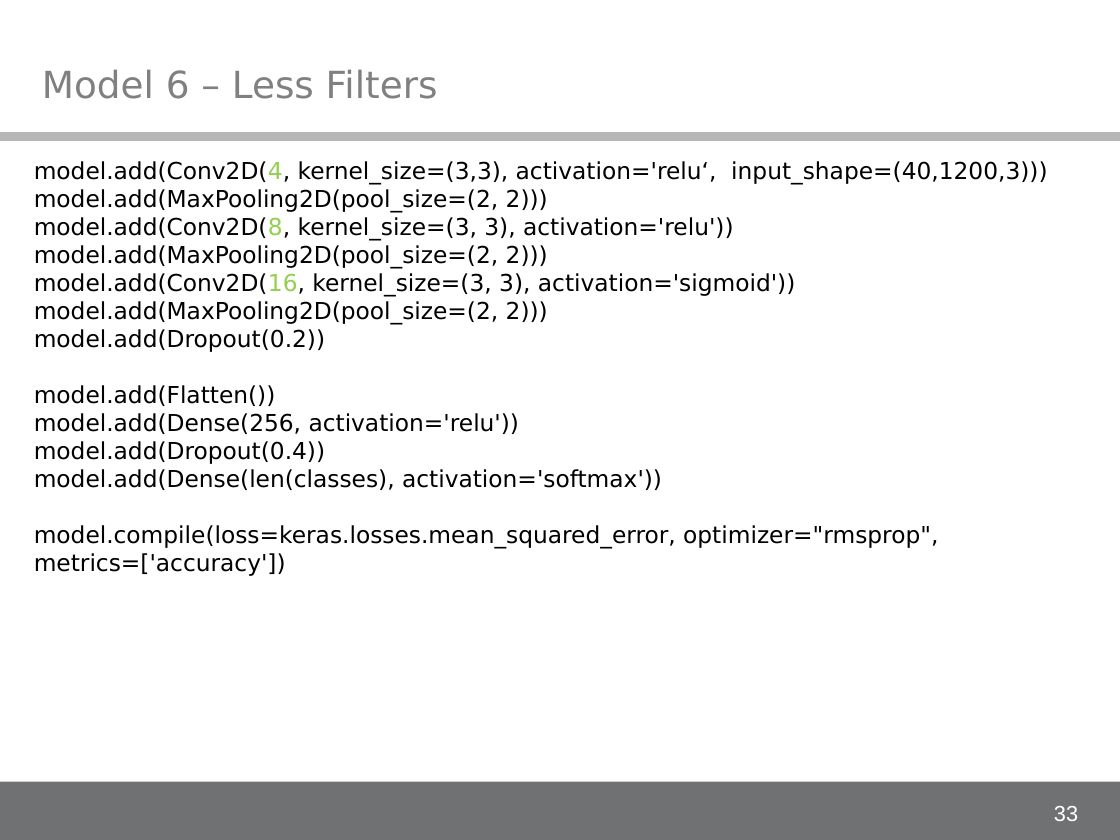
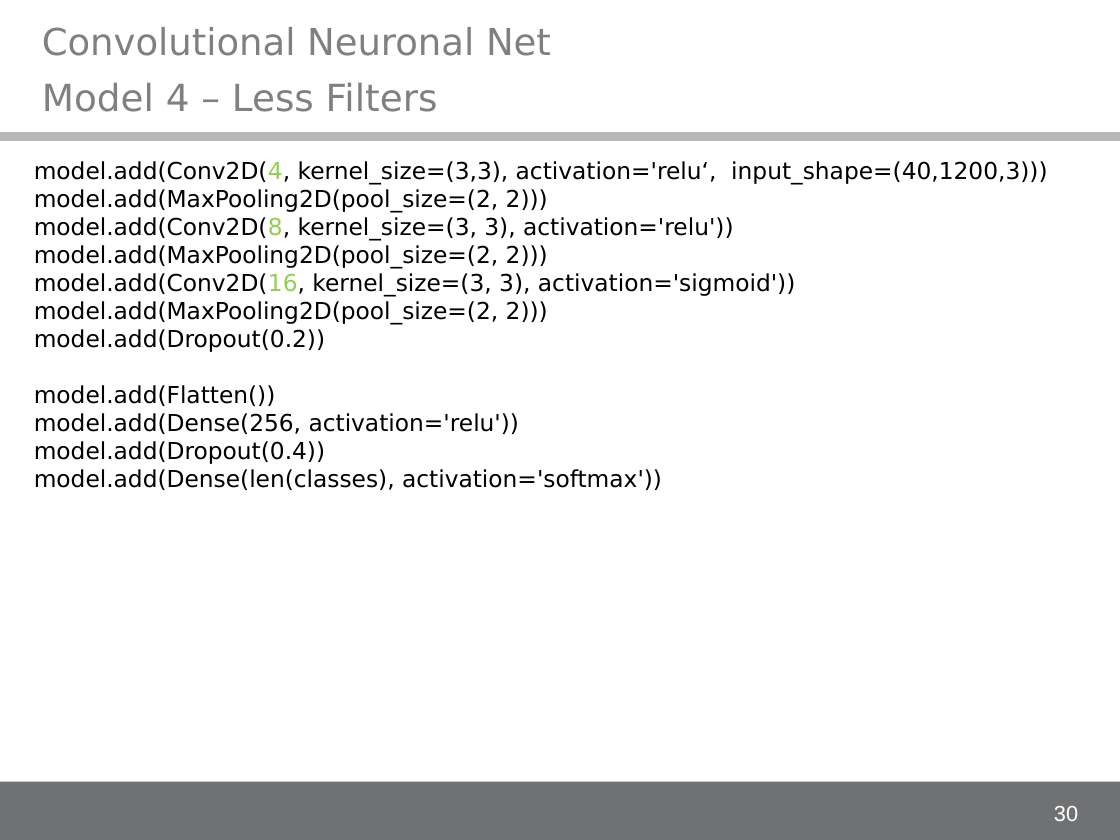
Before and after one commit to alex-ta/Fontinator, a slide deck: slide 30 of Documents/IDA_project_presentation.ppt (slide 33 before the commit). Drawn at 1120x840 pixels with LibreOffice and Linux fonts; fonts in the diff are those of the drawing; background and template pictures are left out. Boxes give left, top, right and bottom in pixels: in the first picture for what was removed or moved away, otherwise in the second. Text is boxed around its words. In the diff, an @@ line names an element or a change of style, - is before the commit and + after.

```diff
--- a/Documents/IDA_project_presentation.ppt
+++ b/Documents/IDA_project_presentation.ppt
@@ text added at (42, 27, 551, 56), 23.8 pt, text #808080 @@
+Convolutional Neuronal Net
@@ title at (42, 82, 438, 112): text changed @@
-Model 6 – Less Filters
+Model 4 – Less Filters
@@ text at (34, 525, 938, 576): paragraph removed @@
-model.compile(loss=keras.losses.mean_squared_error, optimizer="rmsprop", metrics=['accuracy'])
@@ page number at (1054, 806, 1078, 821): text changed @@
-33
+30
```
Also in this commit, not shown: 5 other slides changed, 4 slides added, 8 slides removed.
